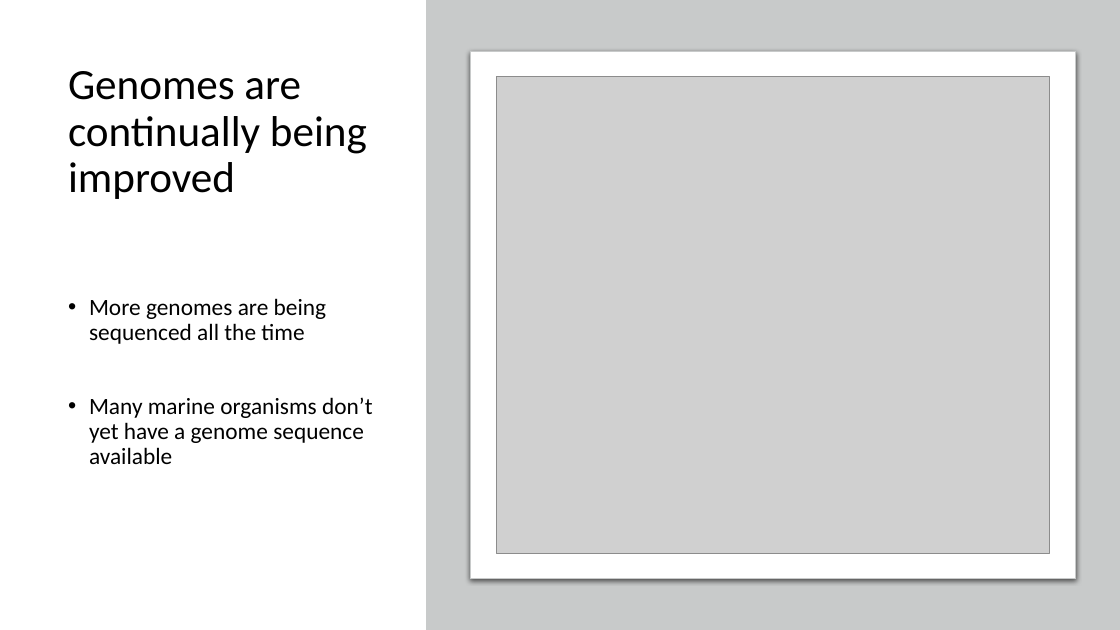
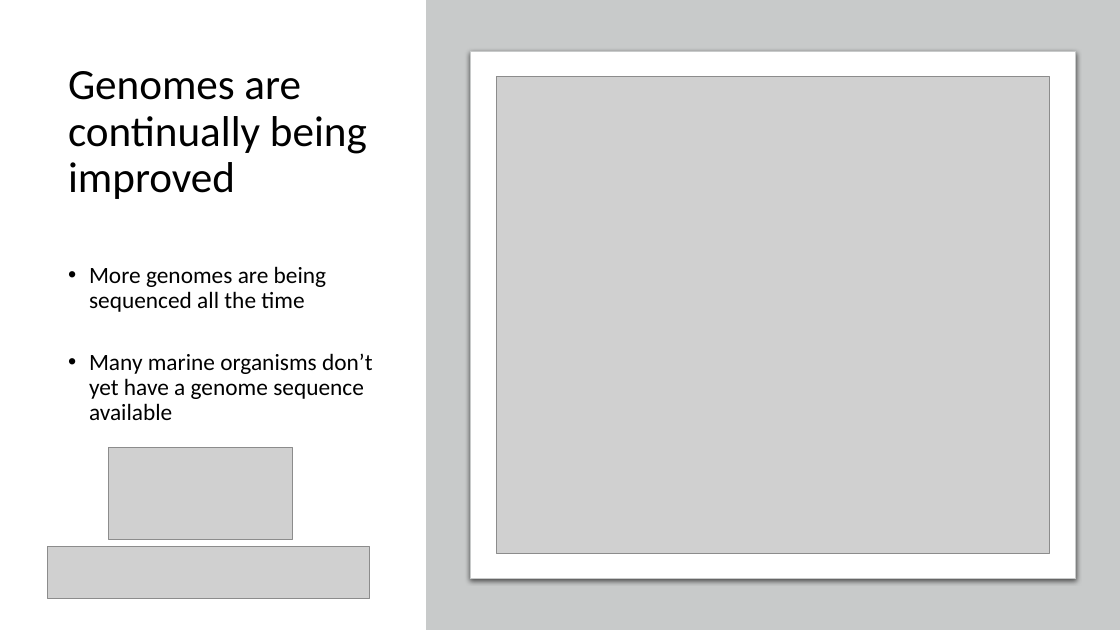
Before and after one commit to BayLab/MarineGenomics2022, a slide deck: slide 6 of ppt/Lecture2_wk4Semester_mapping.pptx. Drawn at 1120x630 pixels with LibreOffice and Linux fonts; fonts in the diff are those of the drawing; grey boxes stand for pictures. Boxes give left, top, right and bottom in pixels: in the first picture for what was removed or moved away, otherwise in the second. Text is boxed around its words. In the diff, an @@ line names an element or a change of style, - is before the commit and + after.

```diff
--- a/ppt/Lecture2_wk4Semester_mapping.pptx
+++ b/ppt/Lecture2_wk4Semester_mapping.pptx
@@ text "More genomes are being sequenced ..." rewrapped from [89,298,372,464] to [89,266,372,420] @@
@@ picture added at [108,447,292,539] @@
@@ picture added at [47,547,369,599] @@
```
Also in this commit, not shown: 1 other slide changed, 4 other files.
